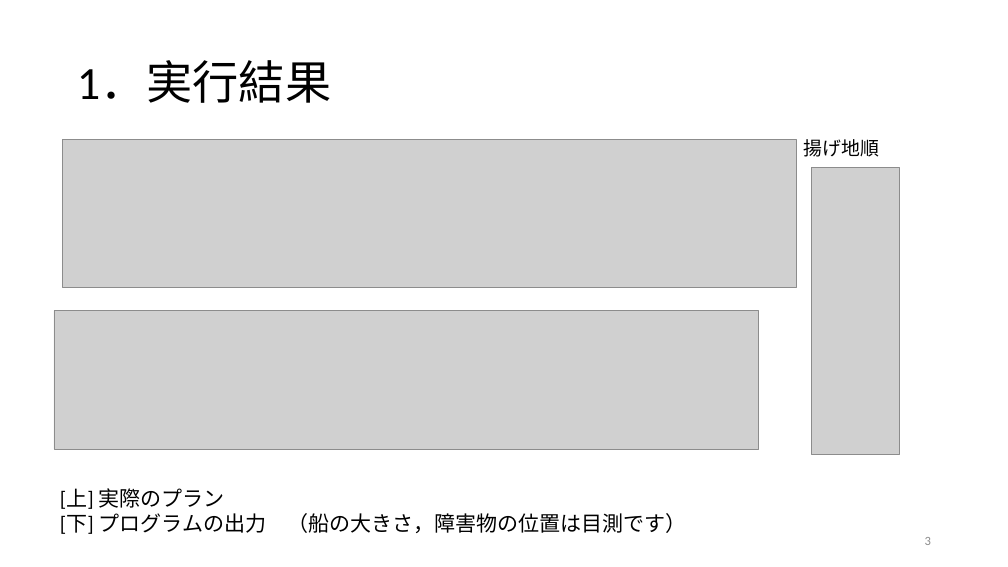
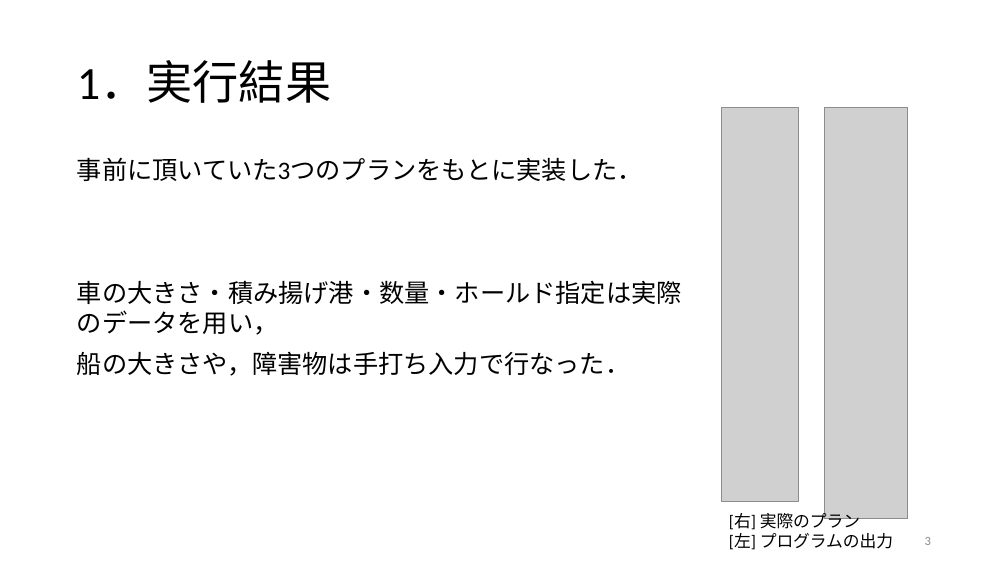
Before and after one commit to r-kurosu/kline, a slide deck: slide 3 of 0121結果レビュー.pptx. Drawn at 1008x567 pixels with LibreOffice and Linux fonts; fonts in the diff are those of the drawing; grey boxes stand for pictures. Boxes give left, top, right and bottom in pixels: in the first picture for what was removed or moved away, otherwise in the second. Text is boxed around its words. In the diff, an @@ line names an element or a change of style, - is before the commit and + after.

```diff
--- a/0121結果レビュー.pptx
+++ b/0121結果レビュー.pptx
@@ picture at bbox=[721, 108, 799, 502]: rotation 270 to 0 degrees @@
@@ picture at bbox=[825, 108, 907, 519]: rotation 0 to 90 degrees @@
@@ text removed at bbox=[804, 139, 880, 157] @@
-揚げ地順
@@ text added at bbox=[77, 157, 682, 376], 24 pt, text #000000 @@
+事前に頂いていた3つのプランをもとに実装した．
+車の大きさ・積み揚げ港・数量・ホールド指定は実際のデータを用い，
+船の大きさや，障害物は手打ち入力で行なった．
@@ picture removed at bbox=[812, 168, 900, 454] @@
@@ text at bbox=[729, 510, 893, 550]: text changed; size 20 to 16 pt @@
-[上] 実際のプラン
-[下] プログラムの出力 （船の大きさ，障害物の位置は目測です）
+[右] 実際のプラン
+[左] プログラムの出力
```
Also in this commit, not shown: 4 other slides changed, 2 other files.
